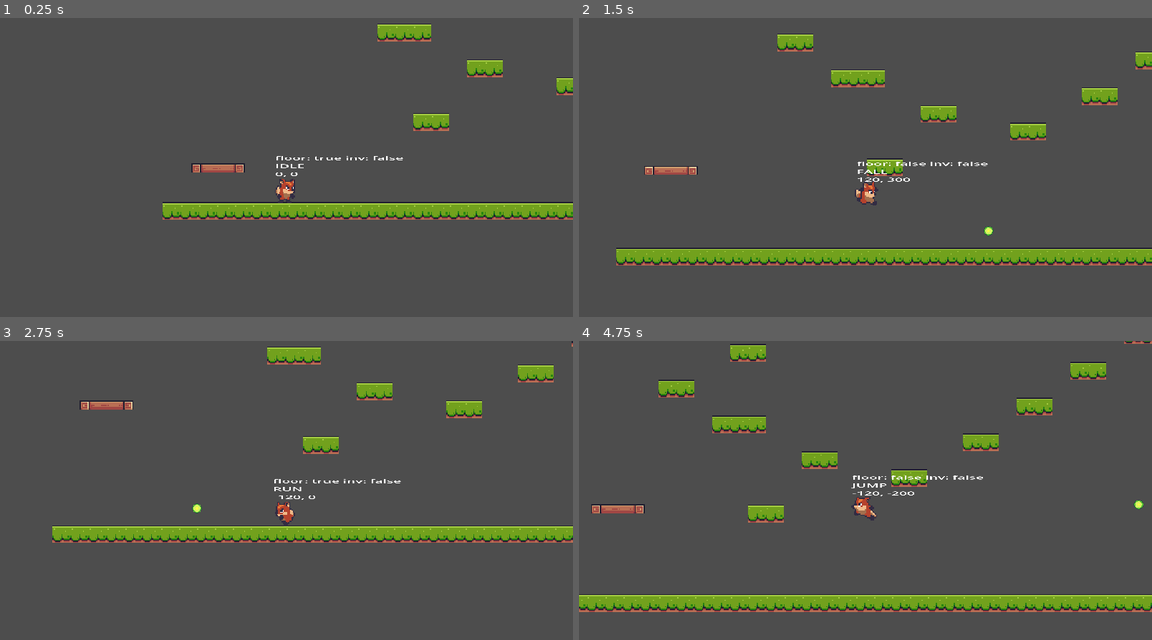
Above: before the commit, frames 1-4 (two rows, left to right).
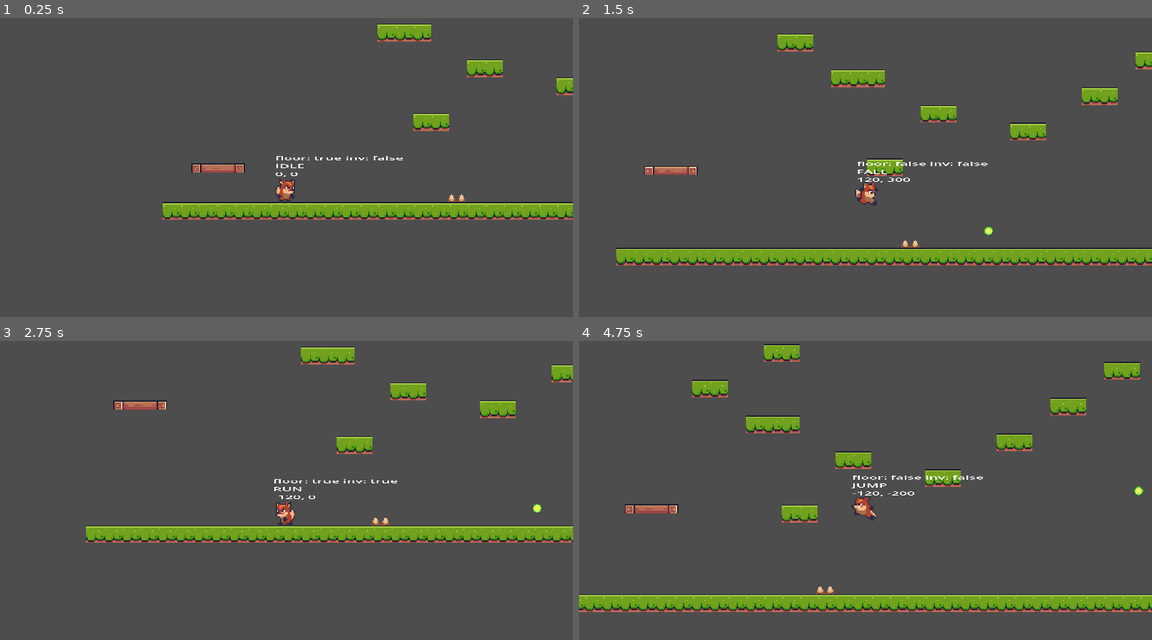
Above: after the commit, the same moments.

Repository: bluewind109/Foxy-Antics
Game: Godot game, scene res://level_base/level_base.tscn
Same seed, same stepped clock (60 frames per second), same inputs: the game is played once before the commit and once after it. The project has no main scene, so this scene is started directly.
Inputs:
- Up to frame 1 (0.25 s): no input
- Up to frame 2 (1.5 s): hold Right (right) from 0.53 s (still down); tap Ctrl (shoot) at 0.6, 1.35 s; tap Space (jump) at 0.77 s
- Up to frame 3 (2.75 s): tap Space (jump) at 1.52 s; release Right (right) at 2.03 s; hold Left (left) from 2.03 s (still down); tap Ctrl (shoot) at 2.1 s
- Up to frame 4 (4.75 s): release Left (left) at 2.78 s; hold Right (right) 2.78-4.28 s; tap Ctrl (shoot) at 2.85, 3.6, 4.35 s; tap Space (jump) at 3.02, 3.77, 4.52 s; hold Left (left) from 4.28 s (still down)

The runs differ from the first frame. In frame 1, less than 0.1% of the frame differs, in the area x 78-82%, y 58-62%; in frame 2, less than 0.1%; in frame 3, 5.6%; in frame 4, 8.5%, in the area x 0-100%, y 0-91%.

Commit message:
Add floor spikes

Diff:
--- /dev/null
+++ b/floor_spikes/floor_spikes.tscn
@@ -0,0 +1,18 @@
+[gd_scene load_steps=3 format=3 uid="uid://cs6geqpjakirk"]
+
+[ext_resource type="Texture2D" uid="uid://cy13fmxrom2xk" path="res://assets/danger/floor_spikes.png" id="1_fv7ko"]
+
+[sub_resource type="RectangleShape2D" id="RectangleShape2D_o2ee1"]
+size = Vector2(14, 7)
+
+[node name="FloorSpikes" type="Area2D"]
+z_index = -1
+collision_layer = 4
+collision_mask = 0
+
+[node name="Sprite2D" type="Sprite2D" parent="."]
+texture = ExtResource("1_fv7ko")
+
+[node name="CollisionShape2D" type="CollisionShape2D" parent="."]
+position = Vector2(0, -3.5)
+shape = SubResource("RectangleShape2D_o2ee1")
--- a/level_base/level_base.tscn
+++ b/level_base/level_base.tscn
@@ -1,11 +1,11 @@
-[gd_scene load_steps=10 format=3 uid="uid://cqoeu7pr1xvmm"]
+[gd_scene load_steps=9 format=3 uid="uid://cqoeu7pr1xvmm"]
 
 [ext_resource type="Texture2D" uid="uid://ehxev7ut3l5n" path="res://assets/tiles/Terrain (16x16).png" id="1_2dfj2"]
 [ext_resource type="Script" path="res://level_base/level_base.gd" id="1_5128b"]
 [ext_resource type="PackedScene" uid="uid://bvtndiildrdct" path="res://player_camera/player_camera.tscn" id="2_mp0i7"]
 [ext_resource type="PackedScene" uid="uid://bfsovpbkbd7p1" path="res://player/player.tscn" id="3_r1jgr"]
 [ext_resource type="PackedScene" uid="uid://cjsg5236f3qek" path="res://moving_platform/moving_platform.tscn" id="5_n1ylw"]
-[ext_resource type="PackedScene" uid="uid://j3lwl0xrx0r7" path="res://ball_spikes/ball_spikes.tscn" id="6_lujoc"]
+[ext_resource type="PackedScene" uid="uid://cs6geqpjakirk" path="res://floor_spikes/floor_spikes.tscn" id="6_1jh1u"]
 
 [sub_resource type="TileSetAtlasSource" id="TileSetAtlasSource_ow75y"]
 texture = ExtResource("1_2dfj2")
@@ -563,12 +563,6 @@
 physics_layer_0/collision_mask = 0
 sources/0 = SubResource("TileSetAtlasSource_ow75y")
 
-[sub_resource type="Curve2D" id="Curve2D_lp8tj"]
-_data = {
-"points": PackedVector2Array(0, 0, 0, 0, 894, -67, -52.9167, 37.1677, 52.9167, -37.1677, 894, -211, -22.0486, -58.5863, 22.0486, 58.5863, 988, -213, 0, 0, 0, 0, 894, -67)
-}
-point_count = 4
-
 [node name="LevelBase" type="Node2D"]
 position = Vector2(2, -1)
 script = ExtResource("1_5128b")
@@ -600,10 +594,5 @@
 
 [node name="Paths" type="Node" parent="."]
 
-[node name="Spikes1" type="Path2D" parent="Paths"]
-position = Vector2(3, -7)
-curve = SubResource("Curve2D_lp8tj")
-
-[node name="BallSpikes" parent="Paths/Spikes1" instance=ExtResource("6_lujoc")]
-position = Vector2(894, -67)
-rotation = -1.5708
+[node name="FloorSpikes" parent="." instance=ExtResource("6_1jh1u")]
+position = Vector2(263, -15)
